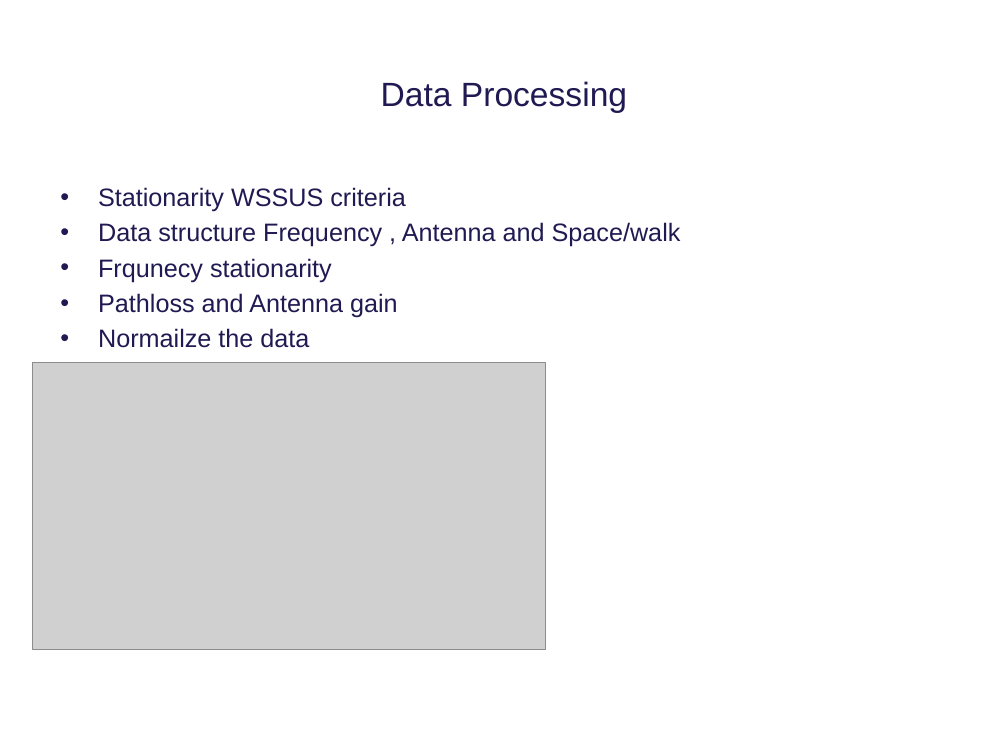
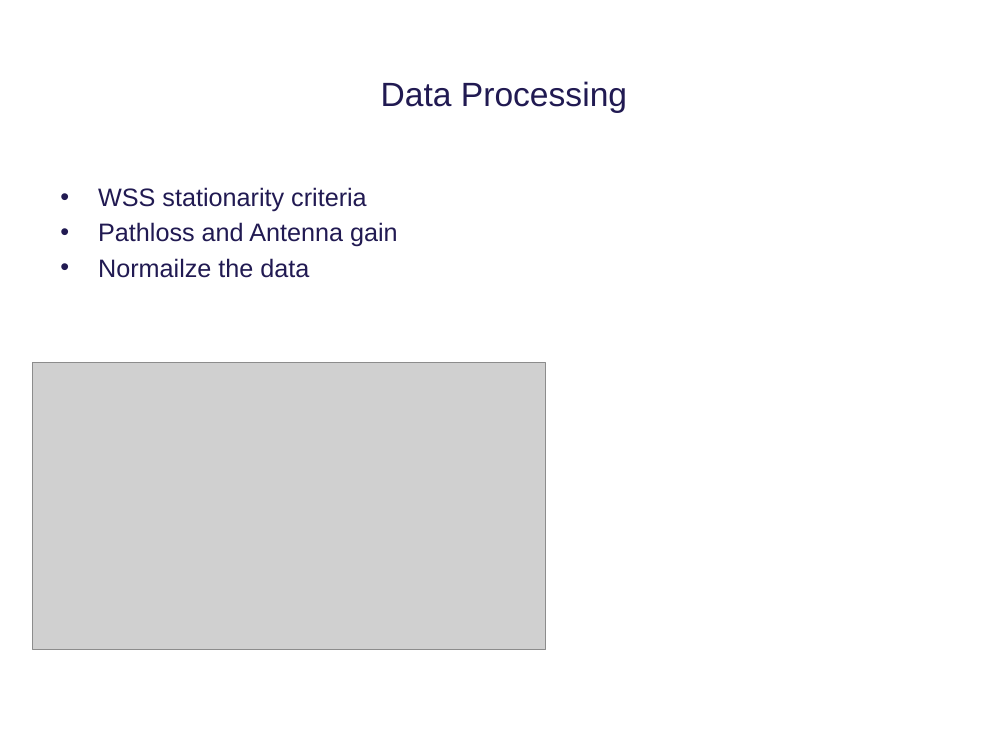
Before and after one commit to tkjj13/P8, a slide deck: slide 21 of ppt/final.pptx. Drawn at 1008x756 pixels with LibreOffice and Linux fonts; fonts in the diff are those of the drawing; grey boxes stand for pictures; background and template pictures are left out. Boxes give left, top, right and bottom in pixels: in the first picture for what was removed or moved away, otherwise in the second. Text is boxed around its words. In the diff, an @@ line names an element or a change of style, - is before the commit and + after.

```diff
--- a/ppt/final.pptx
+++ b/ppt/final.pptx
@@ text at (98,187,367,212): text changed @@
-• Stationarity WSSUS criteria
-• Data structure Frequency , Antenna and Space/walk
-• Frqunecy stationarity
+• WSS stationarity criteria
```
Also in this commit, not shown: 6 other slides changed.
